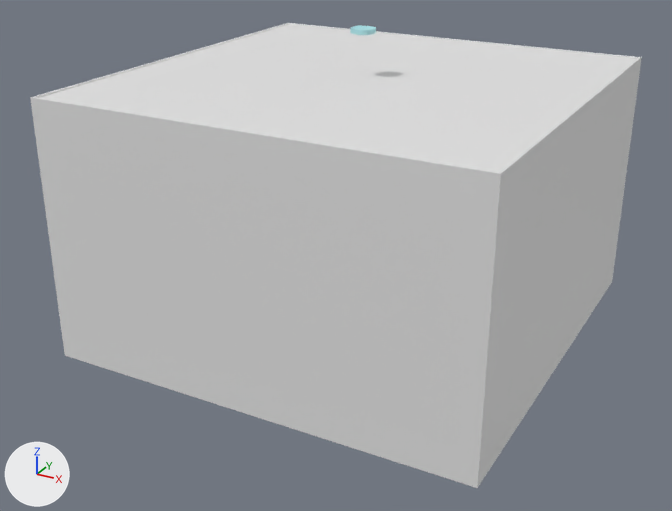
The FBX model Assets/Modelos/algunsObjetos 1.fbx: old version first, new version second.
Rendered twice from a camera (50 mm lens) standing at (258.0, -518.0, 278.0) and looking at (5.0, -59.0, 49.0). Arrows for +X, +Y and +Z are at lower left; the lights stay in place. Where no turn or scale is listed for an object, it has been applied to the vertices.

The older version as bpy lines, for what is in view:
```python
me_cubo_014 = bpy.data.meshes.new('Cubo.014')
me_cubo_014.from_pydata(...)  # 12 vertices, 10 faces; spans x -1.0..1.0, y -130.0..130.0, z -79.0..79.0
me_cubo_015 = bpy.data.meshes.new('Cubo.015')
me_cubo_015.from_pydata(...)  # 12 vertices, 10 faces; spans x -1.0..1.0, y -130.0..130.0, z -79.0..79.0
me_cubo_016 = bpy.data.meshes.new('Cubo.016')
me_cubo_016.from_pydata(...)  # 12 vertices, 10 faces; spans x -132.0..132.0, y -1.0..1.0, z -79.0..79.0
me_plano_001 = bpy.data.meshes.new('Plano.001')
me_plano_001.from_pydata([(-130.0, 130.0, 0.0), (130.0, 130.0, 0.0), (-130.0, -130.0, 0.0), (130.0, -130.0, 0.0)], [], [(0, 1, 3, 2)])
ob_chão_001 = bpy.data.objects.new('Chão.001', me_plano_001)
ob_chão_001.location = (9.9, -35.4, 154.8)
ob_parede = bpy.data.objects.new('Parede', me_cubo_014)
ob_parede.location = (-120.7, -35.4, 76.6)
ob_parede_001 = bpy.data.objects.new('Parede.001', me_cubo_015)
ob_parede_001.location = (140.6, -35.4, 76.6)
ob_parede_002 = bpy.data.objects.new('Parede.002', me_cubo_016)
ob_parede_002.location = (9.9, -166.0, 76.6)
```
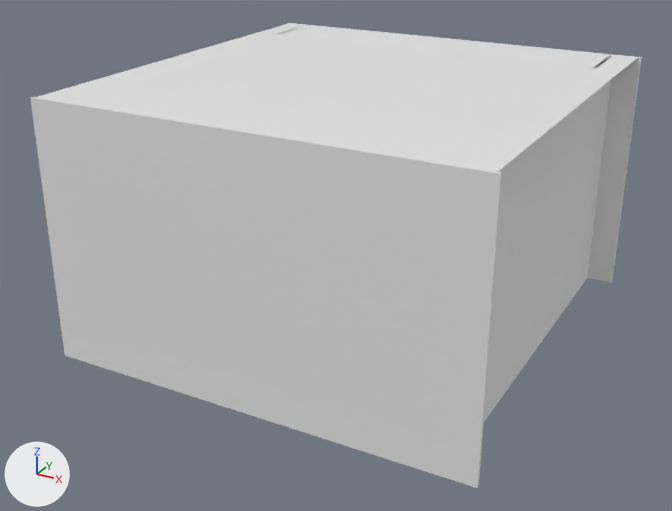
The newer file is also turned or shifted as a whole; pictures and numbers use the older file's frame.

Pixel boxes [x1, y1, x2, y2] of what changed, in the pictures (672 x 511 px):
```json
{"object": "Chão.001", "change": "moved", "before": [39, 24, 636, 172], "after": [38, 23, 637, 172]}
{"object": "Parede.001", "change": "moved", "before": [479, 58, 641, 485], "after": [460, 55, 612, 421]}
{"object": "Parede", "change": "moved", "before": [34, 23, 289, 98], "after": [57, 28, 298, 101]}
{"object": "Parede.003", "change": "unchanged, uncovered by the edit", "before": [289, 23, 642, 280], "after": [287, 23, 642, 283]}
```

Scene script edits in JSON lines:
```json
{"op": "set", "path": "ob_chão_001.location", "old": "(9.9, -35.4, 154.8)", "new": "(9.9, -35.4, 155.5)"}
{"op": "set", "path": "ob_parede_001.location", "old": "(140.6, -35.4, 76.6)", "new": "(123.5, -35.4, 76.6)"}
{"op": "set", "path": "ob_parede.location", "old": "(-120.7, -35.4, 76.6)", "new": "(-103.7, -35.4, 76.6)"}
```
